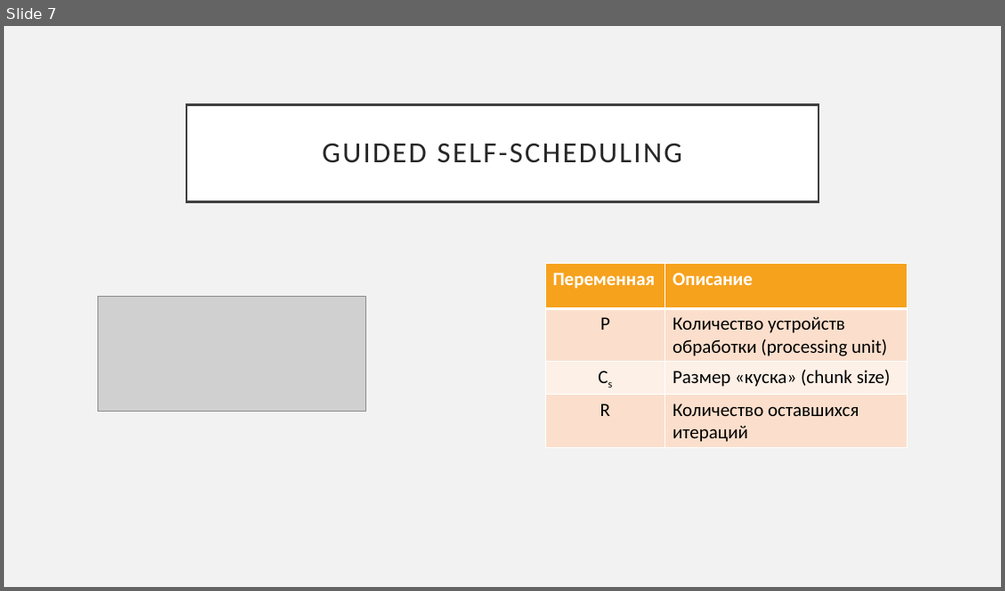
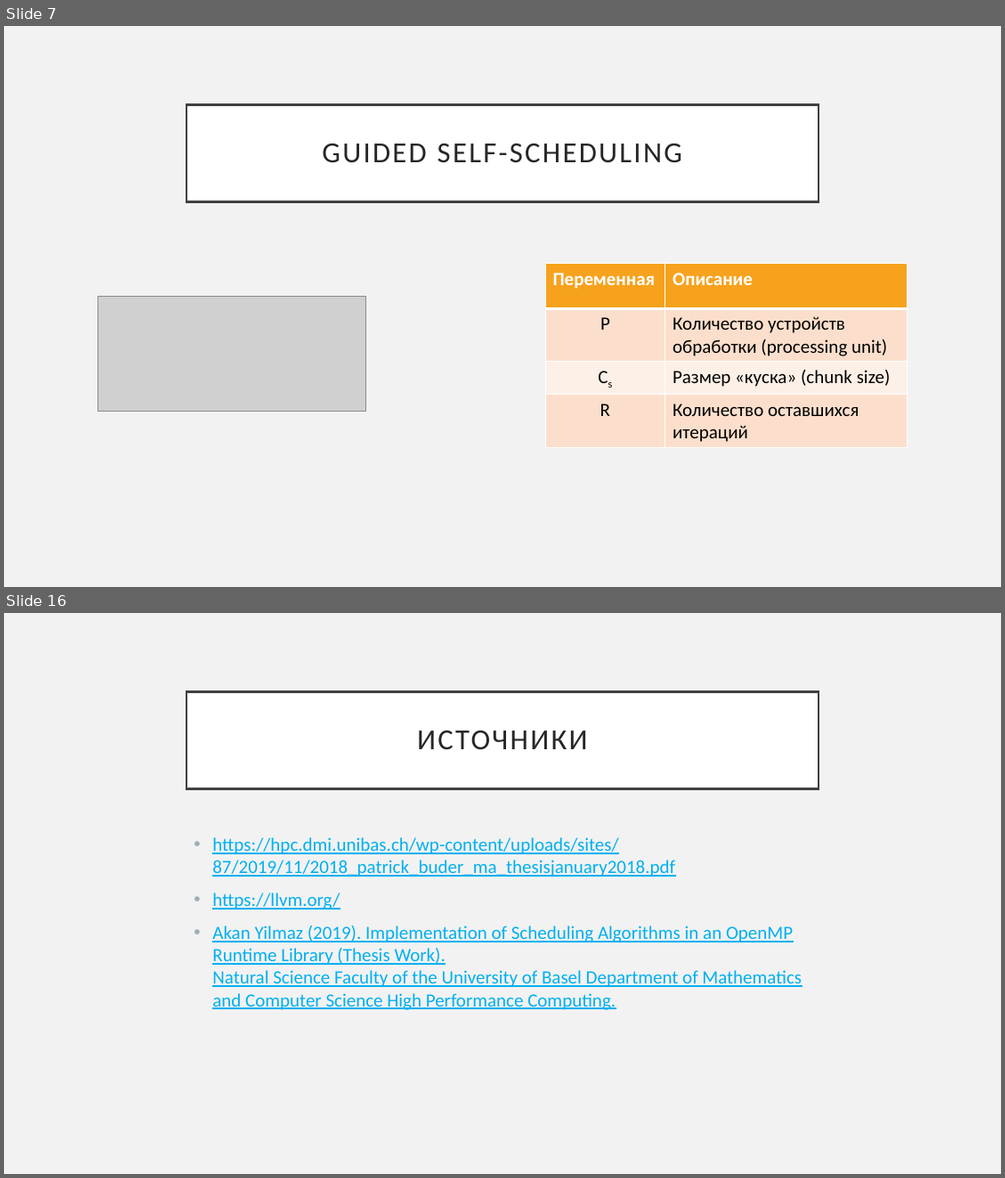
Before and after one commit to Krab1o/UnivAssignments, a slide deck: sem 6/Concurrency/report/presentation.pptx. Shown one above the other, each under a label of ours: slide 7 before the commit, slides 7 and 16 after it; the slides between them are not shown. The pictures are 1005x591 and 1005x1178 pixels, drawn with LibreOffice and Linux fonts; fonts in the diff are those of the drawing; grey boxes stand for pictures. Boxes give left, top, right and bottom in pixels: in the first picture for what was removed or moved away, otherwise in the second. Text is boxed around its words. In the diff, an @@ line names an element or a change of style, - is before the commit and + after.

```diff
--- a/sem 6/Concurrency/report/presentation.pptx
+++ b/sem 6/Concurrency/report/presentation.pptx
@@ slide 16 added at bbox=[4, 613, 1001, 1174], background #F2F2F2 @@
@@ title added at bbox=[186, 691, 818, 788], fill #FFFFFF, outline #404040 2.5 pt, 28 pt, text #262626 @@
+ИСТОЧНИКИ
@@ text added at bbox=[212, 837, 801, 1010], 18 pt, text #00B0F0, underline @@
+• https://hpc.dmi.unibas.ch/wp-content/uploads/sites/87/2019/11/2018_patrick_buder_ma_thesisjanuary2018.pdf
+• https://llvm.org/
+• Akan Yilmaz (2019). Implementation of Scheduling Algorithms in an OpenMP Runtime Library (Thesis Work).
+  Natural Science Faculty of the University of Basel Department of Mathematics and Computer Science High Performance Computing.
```
Also in this commit, not shown: 2 slides changed, 6 other slides added, 2 other files.
